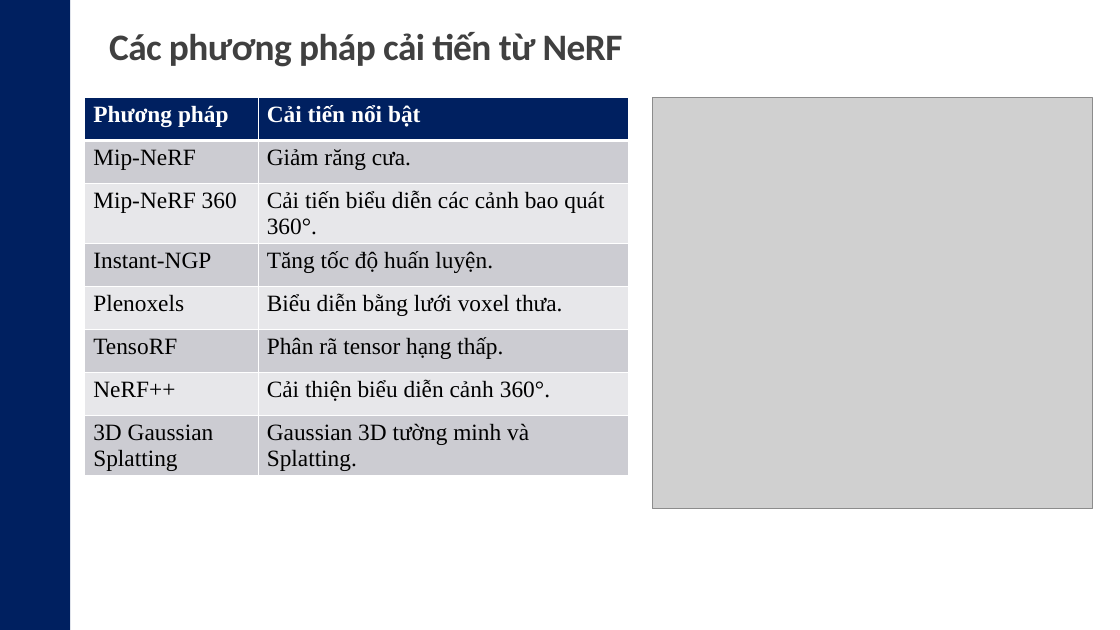
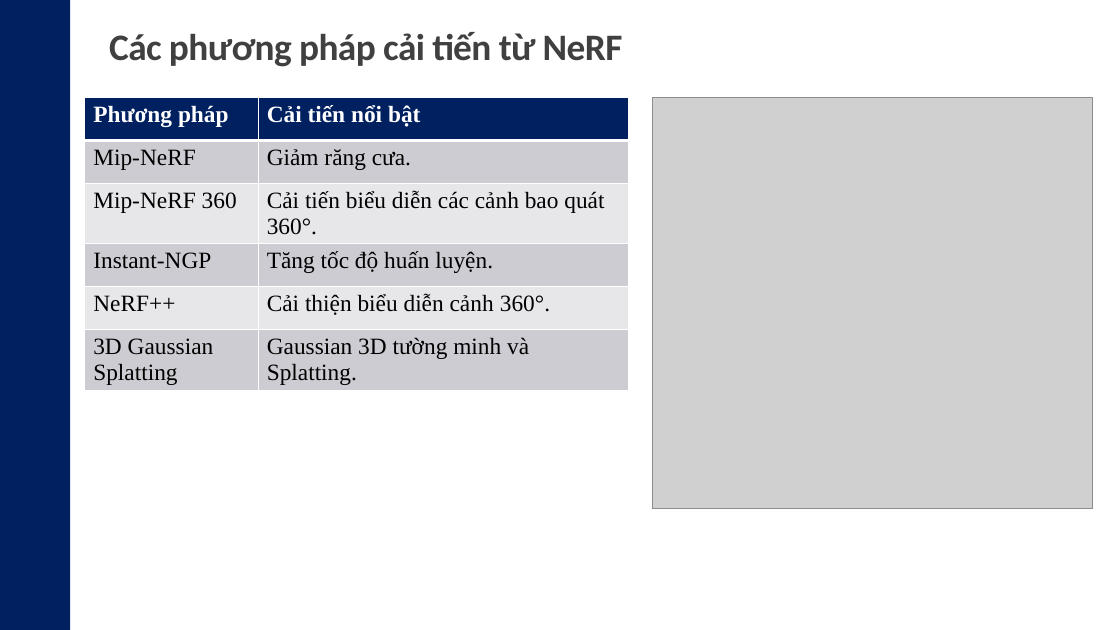
Before and after one commit to Justinbiahoi-coding/DHMT, a slide deck: slide 13 of Doan/07-Slide/slide.pptx. Drawn at 1120x630 pixels with LibreOffice and Linux fonts; fonts in the diff are those of the drawing; grey boxes stand for pictures. Boxes give left, top, right and bottom in pixels: in the first picture for what was removed or moved away, otherwise in the second. Text is boxed around its words. In the diff, an @@ line names an element or a change of style, - is before the commit and + after.

```diff
--- a/Doan/07-Slide/slide.pptx
+++ b/Doan/07-Slide/slide.pptx
@@ table at bbox=[85, 97, 628, 398] @@
-row 5: Plenoxels | Biểu diễn bằng lưới voxel thưa.
-row 6: TensoRF | Phân rã tensor hạng thấp.
```
Also in this commit, not shown: 6 other slides changed, 19 other files.
